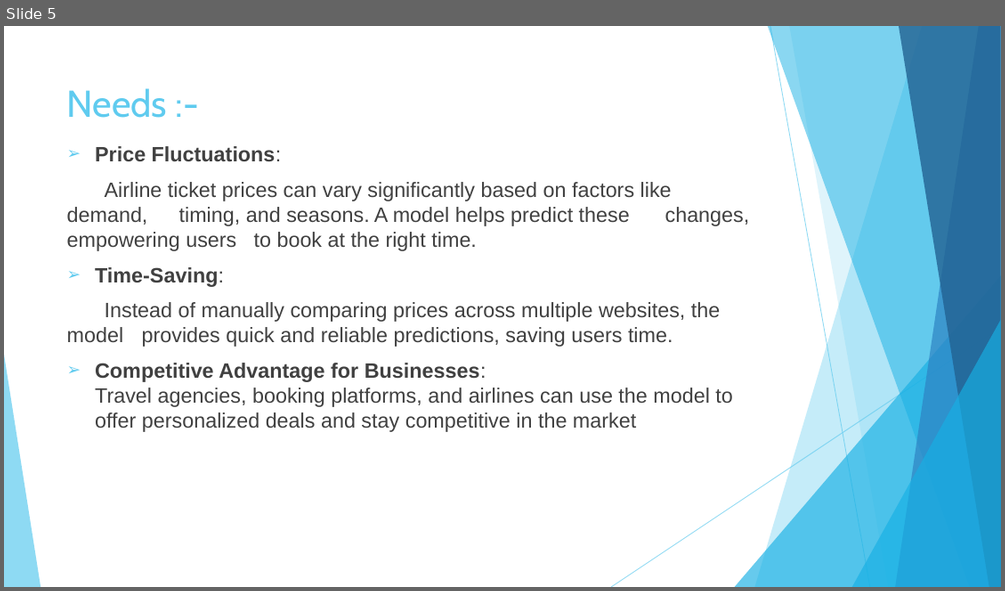
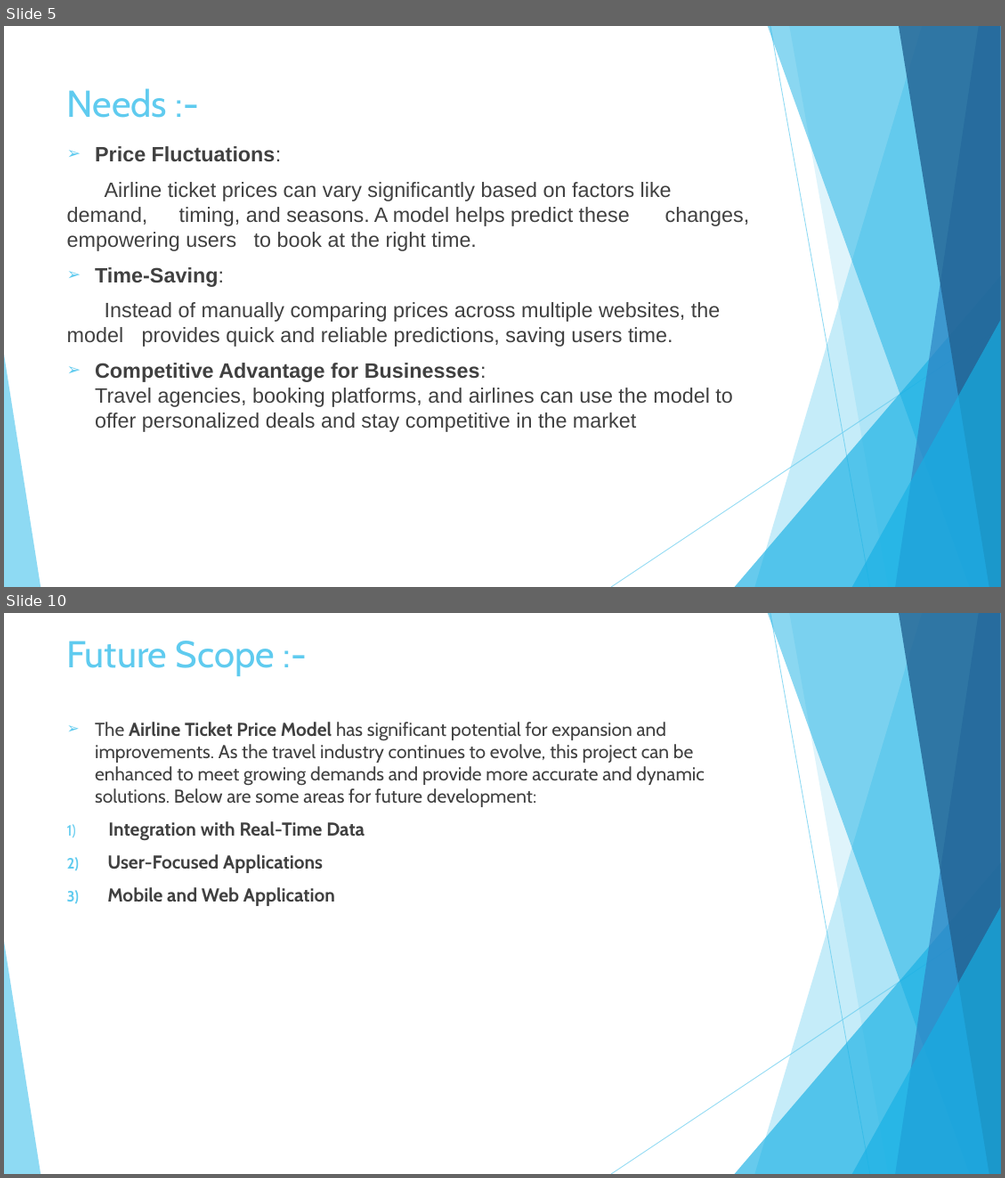
Before and after one commit to khandareswapnil/AirLinePricingModel, a slide deck: Photos/PPT.pptx. Shown one above the other, each under a label of ours: slide 5 before the commit, slides 5 and 10 after it; the slides between them are not shown. The pictures are 1005x591 and 1005x1178 pixels, drawn with LibreOffice and Linux fonts; fonts in the diff are those of the drawing. Boxes give left, top, right and bottom in pixels: in the first picture for what was removed or moved away, otherwise in the second. Text is boxed around its words. In the diff, an @@ line names an element or a change of style, - is before the commit and + after.

Commit message:
User Operation Perform By Admin

```diff
--- a/Photos/PPT.pptx
+++ b/Photos/PPT.pptx
@@ slide 10 added at (x1=4, y1=613, x2=1001, y2=1174), background #FFFFFF; not listed: 10 template elements that a slide beside it also shows @@
@@ title added at (x1=67, y1=641, x2=275, y2=676), 36 pt, text #5FCBEF @@
+Future Scope :-
@@ text added at (x1=95, y1=722, x2=704, y2=906), 18 pt, text #404040 @@
+➢ The Airline Ticket Price Model has significant potential for expansion and improvements. As the travel industry continues to evolve, this project can be enhanced to meet growing demands and provide more accurate and dynamic solutions. Below are some areas for future development:
+1) Integration with Real-Time Data
+2) User-Focused Applications
+3) Mobile and Web Application
```
Also in this commit, not shown: 2 slides changed, 4 other slides added, 1 slide removed, 11 other files.
